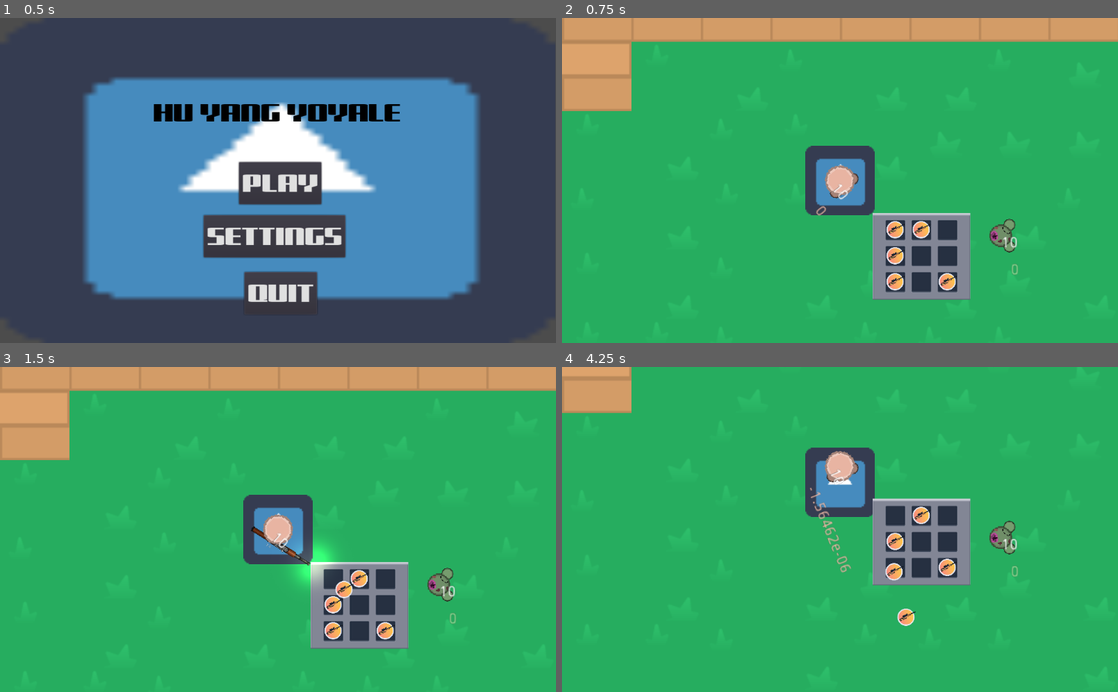
Above: before the commit, frames 1-4 (two rows, left to right).
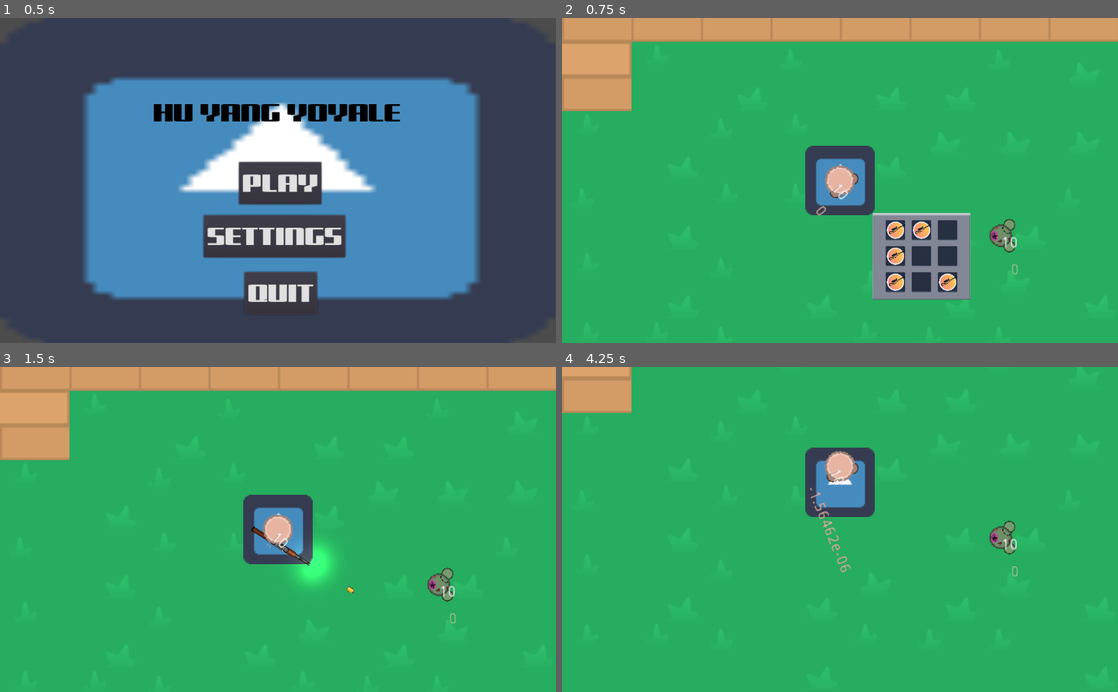
Above: after the commit, the same moments.

Repository: Panda248/Hu-Yang-Yoyale
Game: Godot game, scene res://MainMenu.tscn
The game is run twice, just before and just after one commit, with the same random seed, the same clock (stepped at 60 frames per second) and the same inputs. The engine's default icon, where the game draws it, is replaced by a stand-in: a white triangle on a blue panel in a dark square.
Inputs (mouse positions are in pixels of both pictures, inside the frame that each line leads up to):
- Up to frame 1 (0.5 s): no input
- Up to frame 2 (0.75 s): click "PLAY" at 0.5 s
- Up to frame 3 (1.5 s): tap Enter at 1.25 s; move the mouse to (333, 578) at 1.27 s; hold E (game_switch_weapon_right) from 1.28 s (still down); tap Space (open_inv, bound only after the commit) at 1.35 s; click (333, 578) at 1.42 s
- Up to frame 4 (4.25 s): tap Space (open_inv, bound only after the commit) at 2, 2.3, 3.05, 3.8 s; move the mouse to (923, 578) at 2.02 s; release E (game_switch_weapon_right) at 2.03 s; hold Down (ui_down) 2.03-2.78 s; tap F (game_interact) at 2.1 s; click (923, 578) at 2.17 s; move the mouse to (945, 633) at 2.77 s; press the mouse at (945, 633) at 2.78 s; hold E (game_switch_weapon_right) 2.78-3.53 s; move the mouse to (895, 607) at 3.52 s; release the mouse at (895, 607) at 3.53 s; hold Up (ui_up) from 3.53 s (still down); right-click (895, 607) at 3.6 s; click (895, 607) at 3.67 s

Frame 1 is identical in both runs. In frame 2, 0.3% of the frame differs, in the area x 58-72%, y 62-84%; in frame 3, 4.7%; in frame 4, 4.9%, in the area x 55-74%, y 40-80%.

Commit message:
inventory working

Diff:
--- a/Inventory.gd
+++ b/Inventory.gd
@@ -10,6 +10,8 @@
 
 
 func _process(delta):
+	if(Input.is_action_just_pressed("open_inv")):
+		visible = !visible
 	position = get_tree().current_scene.get_node("Player").position
 	position += Vector2(30, 30)
 	if(is_instance_valid(holding_item)):
@@ -19,16 +21,20 @@
 	if event is InputEventMouseButton:
 		if event.button_index == BUTTON_LEFT && event.pressed:
 			if is_instance_valid(holding_item):
-				if !slot.item:
+				if is_instance_valid(slot.item):
+					print("!")
+					var temp_item = slot.item
+					slot.remove()
+					temp_item.position = get_global_mouse_position()
+					slot.add(holding_item)
+					holding_item = temp_item
+				else:
+					print("?")
 					slot.add(holding_item)
 					holding_item = null
-				else:
-					var temp_item = slot.item
-					slot.remove()
-					temp_item.global_position = get_global_mouse_position()
-					slot.add(holding_item)
-					holding_item = temp_item
 			elif is_instance_valid(slot.item):
+				print("...")
+
 				holding_item = slot.item
+				holding_item.position = get_global_mouse_position()
 				slot.remove()
-				holding_item.global_position = get_global_mouse_position()
--- a/Item.tscn
+++ b/Item.tscn
@@ -4,17 +4,14 @@
 [ext_resource path="res://res/exported/sprites/awp.png" type="Texture" id=2]
 
 [sub_resource type="CircleShape2D" id=1]
-radius = 7.0
+radius = 48.0
 
 [node name="Item" type="Area2D"]
+scale = Vector2( 0.15, 0.15 )
 script = ExtResource( 1 )
 
 [node name="CollisionShape2D" type="CollisionShape2D" parent="."]
-position = Vector2( 10, 10 )
 shape = SubResource( 1 )
 
-[node name="TextureRect" type="TextureRect" parent="."]
-margin_right = 128.0
-margin_bottom = 128.0
-rect_scale = Vector2( 0.15, 0.15 )
+[node name="Sprite" type="Sprite" parent="."]
 texture = ExtResource( 2 )
--- a/Slot.gd
+++ b/Slot.gd
@@ -6,7 +6,9 @@
 func _ready():
 	if randi() % 2 == 0:
 		item = ItemClass.instance()
+		item.canInteract = false
 		add_child(item)
+		item.global_position = rect_global_position + rect_size*rect_scale/2
 
 func _process(delta):
 	pass
@@ -22,5 +24,6 @@
 	print("sdf")
 	item = new_item
 	var inventoryNode = find_parent("Inventory")
-	var itemParent = item.get_parent()
-	item.position = rect_position + ((rect_size)/2)
+	inventoryNode.remove_child(new_item)
+	add_child(item)
+	item.global_position = rect_global_position + rect_size*rect_scale/2
--- a/project.godot
+++ b/project.godot
@@ -198,7 +198,7 @@
 }
 open_inv={
 "deadzone": 0.5,
-"events": [ Object(InputEventKey,"resource_local_to_scene":false,"resource_name":"","device":0,"alt":false,"shift":false,"control":false,"meta":false,"command":false,"pressed":false,"scancode":0,"physical_scancode":69,"unicode":0,"echo":false,"script":null)
+"events": [ Object(InputEventKey,"resource_local_to_scene":false,"resource_name":"","device":0,"alt":false,"shift":false,"control":false,"meta":false,"command":false,"pressed":false,"scancode":0,"physical_scancode":32,"unicode":0,"echo":false,"script":null)
  ]
 }
 
--- a/scripts/Item.gd
+++ b/scripts/Item.gd
@@ -3,11 +3,13 @@
 
 export var messageOffsetY = 50
 var canInteract : bool = false
-onready var rect_size = $TextureRect.rect_size * $TextureRect.rect_scale
+onready var radius = $CollisionShape2D.get_shape().radius
+onready var size = Vector2(radius*scale.x, radius*scale.y)
 
 signal notify_picked_up(message, position, scale)
 
 
 func pick_up(player: Player):
-	emit_signal("notify_picked_up", "picked up", global_position + Vector2.UP*messageOffsetY, 0.5)
-	queue_free()
+	if(canInteract):
+		emit_signal("notify_picked_up", "picked up", global_position + Vector2.UP*messageOffsetY, 0.5)
+		queue_free()
--- a/scripts/WeaponItem.gd
+++ b/scripts/WeaponItem.gd
@@ -12,7 +12,7 @@
 		emit_signal("notify_picked_up", "Picked Up " + weaponName, global_position + Vector2.UP*messageOffsetY, 0.5)
 	else:
 		player_has_self(player).reserveClips += (weaponInstance.reserveClips + 1)
-		emit_signal("notify_picked_up", "Picked Up " + var2str(weaponInstance.reserveClips + 1) + weaponName + " clips", self.global_position + Vector2.UP*messageOffsetY, 0.5)
+		emit_signal("notify_picked_up", "Picked Up " + var2str(weaponInstance.reserveClips + 1) + " " +  weaponName + " clips", self.global_position + Vector2.UP*messageOffsetY, 0.5)
 	queue_free()
 
 func player_has_self(player : Player):
